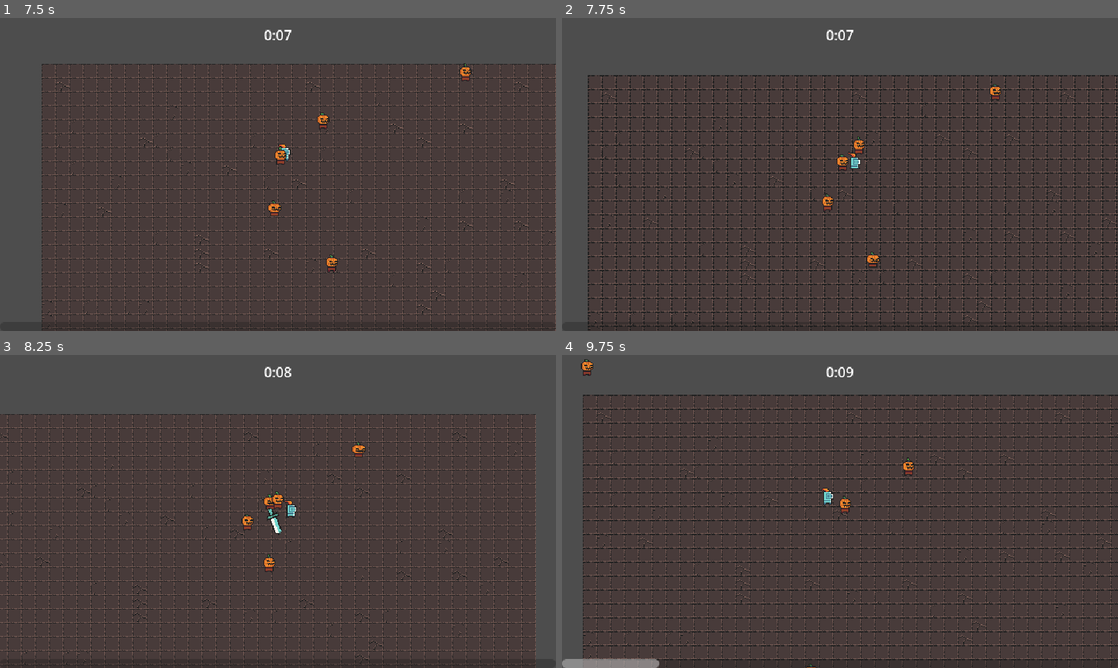
Above: before the commit, frames 1-4 (two rows, left to right).
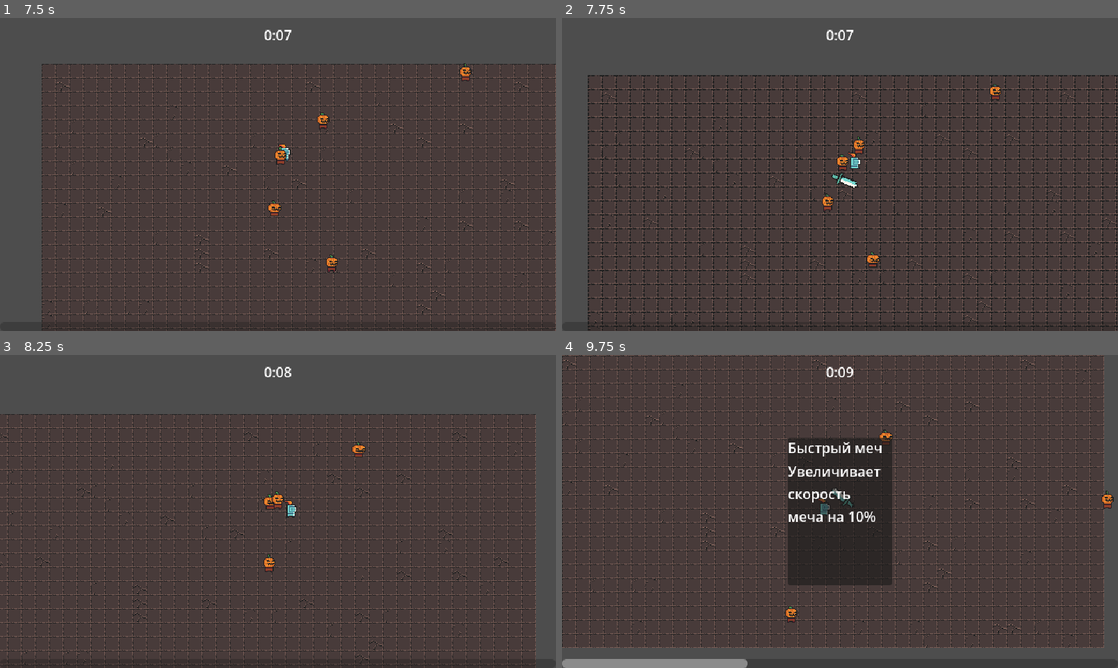
Above: after the commit, the same moments.

Repository: cqbMatroskin/2D-Top-Down
Game: Godot game, scene res://scene/level/level.tscn
Two runs of this game, one before a commit and one after it. Both use one fixed random seed, a clock stepped at 60 frames per second and the inputs below.
Inputs (mouse positions are in pixels of both pictures, inside the frame that each line leads up to):
- Up to frame 1 (7.5 s): tap Enter at 0.5 s; move the mouse to (400, 158) at 0.52 s; press the mouse at (400, 158) at 0.53 s; hold D (move_right) 0.53-1.28 s; move the mouse to (166, 190) at 1.27 s; release the mouse at (166, 190) at 1.28 s; hold S (move_down) 1.28-2.03 s; click (166, 190) at 1.35 s; move the mouse to (333, 105) at 2.02 s; press the mouse at (333, 105) at 2.03 s; hold D (move_right) 2.03-2.78 s; move the mouse to (250, 237) at 2.77 s; release the mouse at (250, 237) at 2.78 s; hold W (move_up) 2.78-3.53 s; click (250, 237) at 2.85 s; move the mouse to (444, 221) at 3.52 s; press the mouse at (444, 221) at 3.53 s; hold A (move_left) 3.53-5.03 s; move the mouse to (111, 127) at 4.27 s; release the mouse at (111, 127) at 4.28 s; click (111, 127) at 4.35 s; move the mouse to (305, 174) at 5.02 s; press the mouse at (305, 174) at 5.03 s; hold S (move_down) 5.03-5.78 s; move the mouse to (194, 96) at 5.77 s; release the mouse at (194, 96) at 5.78 s; hold D (move_right) 5.78-6.53 s; click (194, 96) at 5.85 s; move the mouse to (400, 158) at 6.52 s; press the mouse at (400, 158) at 6.53 s; hold W (move_up) 6.53-7.28 s; move the mouse to (166, 190) at 7.27 s; release the mouse at (166, 190) at 7.28 s; hold D (move_right) from 7.28 s (still down); click (166, 190) at 7.35 s
- Up to frame 2 (7.75 s): keep holding D (move_right)
- Up to frame 3 (8.25 s): move the mouse to (333, 442) at 8.02 s; release D (move_right) at 8.03 s; press the mouse at (333, 442) at 8.03 s; hold S (move_down) from 8.03 s (still down)
- Up to frame 4 (9.75 s): move the mouse to (840, 511) at 8.77 s; release S (move_down) at 8.78 s; release the mouse at (840, 511) at 8.78 s; hold A (move_left) 8.78-9.53 s; click (840, 511) at 8.85 s; move the mouse to (1006, 558) at 9.52 s; press the mouse at (1006, 558) at 9.53 s; hold W (move_up) from 9.53 s (still down)

Frame 1 is identical in both runs. In frame 2, 0.1% of the frame differs, in the area x 48-54%, y 49-55%; in frame 3, 0.2%; in frame 4, 32%, in the area x 0-100%, y 0-100%.

Commit message:
Добавлено применение улучшения для увеличения скорости атаки

Diff:
--- a/scene/abilities/attack_ability/attack_controller.gd
+++ b/scene/abilities/attack_ability/attack_controller.gd
@@ -1,9 +1,16 @@
 extends Node
+
+@export var attack_ability: PackedScene
+
+@onready var timer: Timer = $Timer
 
 const ATTACK_RANGE: int = 100
 const DAMAGE: int = 10
+var default_attack_speed: int
 
-@export var attack_ability: PackedScene
+func _ready() -> void:
+	Global.ability_upgrade_added.connect(on_upgrade_added)
+	default_attack_speed = timer.wait_time
 
 func _on_timer_timeout() -> void:
 	var player: Node2D = get_tree().get_first_node_in_group("player") as Node2D
@@ -37,3 +44,14 @@
 	attack_instance.global_position = (enemy_pos + player_pos) / 2
 	# Повернуть меч в сторону врага
 	attack_instance.look_at(enemy_pos)
+
+func on_upgrade_added(upgrade: AbilityUpgrade, current_upgrades: Dictionary) -> void:
+	if upgrade.id != "sword_rate":
+		return
+
+	# Увеличиваем скорость удара на 10%
+	var upgrade_percent = current_upgrades["sword_rate"]["quantity"] * .1
+	timer.wait_time = max(0.1, default_attack_speed * (1 - upgrade_percent))
+	# Таймер не перезапустится сам, его нужно запускать вручную, чтобы изменения вступили в силу
+	timer.start()
+	print(timer.wait_time)
--- a/scene/abilities/attack_ability/attack_controller.tscn
+++ b/scene/abilities/attack_ability/attack_controller.tscn
@@ -8,7 +8,7 @@
 attack_ability = ExtResource("2_1srn8")
 
 [node name="Timer" type="Timer" parent="." unique_id=1545582083]
-wait_time = 2.0
+wait_time = 1.5
 autostart = true
 
 [connection signal="timeout" from="Timer" to="." method="_on_timer_timeout"]
--- a/scene/global/global.gd
+++ b/scene/global/global.gd
@@ -1,3 +1,4 @@
 extends Node
 
 signal exp_bottle_collected(exp: int)
+signal ability_upgrade_added(upgrade: AbilityUpgrade, current_upgrades: Dictionary)
--- a/scene/manager/upgrade_manager.gd
+++ b/scene/manager/upgrade_manager.gd
@@ -29,7 +29,7 @@
 		}
 	else:
 		current_upgrades[upgrade.id]["quantity"] += 1
-	print(current_upgrades)
+	Global.ability_upgrade_added.emit(upgrade, current_upgrades)
 
 func on_upgrade_selected(upgrade: AbilityUpgrade) -> void:
 	apply_upgrade(upgrade)
